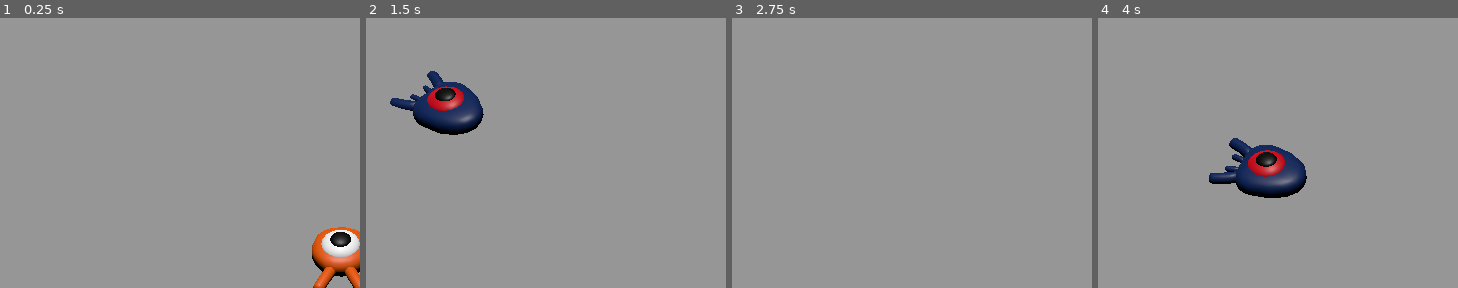
Above: before the commit, frames 1-4 (left to right).
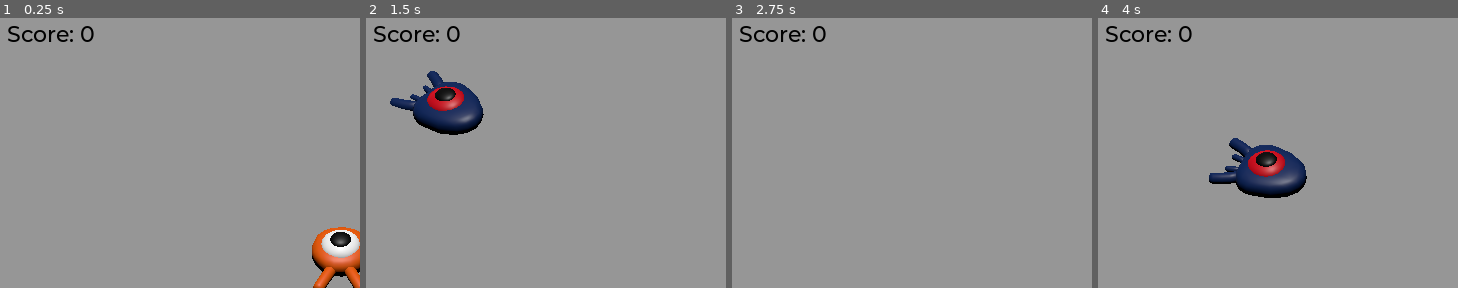
Above: after the commit, the same moments.

Repository: zjw1918/godot-3d-start
Game: Godot game, scene res://main.tscn
The game is run twice, just before and just after one commit, with the same random seed, the same clock (stepped at 60 frames per second) and the same inputs.
Inputs:
- Up to frame 1 (0.25 s): no input
- Up to frame 2 (1.5 s): tap Enter (ui_accept) at 0.5, 1.35 s; hold Right (move_right) 0.53-1.28 s; hold Enter (ui_accept) 0.53-1.28 s; tap Space (jump) at 0.77 s; hold Down (move_back) from 1.28 s (still down)
- Up to frame 3 (2.75 s): tap Space (jump) at 1.52 s; release Down (move_back) at 2.03 s; hold Right (move_right) from 2.03 s (still down); hold Enter (ui_accept) from 2.03 s (still down)
- Up to frame 4 (4 s): release Right (move_right) at 2.78 s; release Enter (ui_accept) at 2.78 s; hold Up (move_forward) 2.78-3.53 s; tap Enter (ui_accept) at 2.85 s; tap Space (jump) at 3.02, 3.77 s; hold Left (move_left) from 3.53 s (still down); hold Enter (ui_accept) from 3.53 s (still down)
The pictures show only the part of the screen within x 3-53%, y 4-54%; the shares and areas given below are measured in that part.

The runs differ from the first frame. In frame 1, 0.5% of the frame differs, in the area x 2-27%, y 2-9%; in frame 2, 0.5%; in frame 3, 0.5%; in frame 4, 0.5%.

Commit message:
score and replay - complete

Diff:
--- a/Main.gd
+++ b/Main.gd
@@ -5,11 +5,19 @@
 @onready var spawn_location: PathFollow3D = $SpawnPath/SpawnLocation
 @onready var player: CharacterBody3D = $Player
 @onready var mob_timer: Timer = $MobTimer
+@onready var score_label: Label = $UserInterface/ScoreLabel
+@onready var retry: ColorRect = $UserInterface/Retry
+
+
+func _unhandled_input(event):
+	if event.is_action_pressed("ui_accept") and retry.visible:
+		# This restarts the current scene.
+		get_tree().reload_current_scene()
 
 
 # Called when the node enters the scene tree for the first time.
 func _ready() -> void:
-	pass # Replace with function body.
+	retry.hide()
 
 
 # Called every frame. 'delta' is the elapsed time since the previous frame.
@@ -25,6 +33,10 @@
 	mob.initialize(spawn_location.position, player.position)
 	add_child(mob)
 
+	(mob as Mob).squashed.connect(score_label._on_mob_squashed.bind())
+
+
 
 func _on_player_hit() -> void:
 	mob_timer.stop()
+	retry.show()
--- a/Mob.gd
+++ b/Mob.gd
@@ -1,3 +1,4 @@
+class_name Mob
 extends CharacterBody3D
 
 # Emitted when the player jumped on the mob.
--- a/Player.gd
+++ b/Player.gd
@@ -64,7 +64,7 @@
 
 			var dot_product := Vector3.UP.dot(collision.get_normal())
 			if  dot_product > 0.75:
-				print("dot_product", dot_product)
+				print("dot_product ", dot_product)
 				mob.squash()
 				target_velocity.y = bounce_impulse
 				break
--- /dev/null
+++ b/ScoreLabel.gd
@@ -0,0 +1,9 @@
+
+extends Label
+
+
+var score: int = 0
+
+func _on_mob_squashed():
+	score += 1
+	text = "Score: %s" % score
--- a/main.tscn
+++ b/main.tscn
@@ -1,8 +1,10 @@
-[gd_scene load_steps=9 format=3 uid="uid://d14fakvn5l26s"]
+[gd_scene load_steps=12 format=3 uid="uid://d14fakvn5l26s"]
 
 [ext_resource type="Script" path="res://Main.gd" id="1_1r52s"]
 [ext_resource type="PackedScene" uid="uid://dshsxertd6ubd" path="res://player.tscn" id="1_hg8wj"]
 [ext_resource type="PackedScene" uid="uid://crkq4s3qrartq" path="res://mob.tscn" id="2_nntjr"]
+[ext_resource type="FontFile" uid="uid://c7tsrmdnewrks" path="res://fonts/Montserrat-Medium.ttf" id="4_cltao"]
+[ext_resource type="Script" path="res://ScoreLabel.gd" id="5_8x3st"]
 
 [sub_resource type="BoxShape3D" id="BoxShape3D_pjkct"]
 size = Vector3(60, 2, 60)
@@ -22,6 +24,10 @@
 "tilts": PackedFloat32Array(0, 0, 0, 0, 0)
 }
 point_count = 5
+
+[sub_resource type="Theme" id="Theme_wre6b"]
+default_font = ExtResource("4_cltao")
+default_font_size = 22
 
 [node name="Main" type="Node"]
 script = ExtResource("1_1r52s")
@@ -80,5 +86,48 @@
 wait_time = 0.5
 autostart = true
 
+[node name="UserInterface" type="Control" parent="."]
+layout_mode = 3
+anchors_preset = 15
+anchor_right = 1.0
+anchor_bottom = 1.0
+grow_horizontal = 2
+grow_vertical = 2
+theme = SubResource("Theme_wre6b")
+
+[node name="ScoreLabel" type="Label" parent="UserInterface"]
+layout_mode = 0
+offset_left = 27.0
+offset_top = 24.0
+offset_right = 88.0
+offset_bottom = 47.0
+theme_override_colors/font_color = Color(0, 0, 0, 1)
+text = "Score: 0"
+script = ExtResource("5_8x3st")
+
+[node name="Retry" type="ColorRect" parent="UserInterface"]
+layout_mode = 1
+anchors_preset = 15
+anchor_right = 1.0
+anchor_bottom = 1.0
+grow_horizontal = 2
+grow_vertical = 2
+color = Color(0, 0, 0, 0.376471)
+
+[node name="Label" type="Label" parent="UserInterface/Retry"]
+layout_mode = 1
+anchors_preset = 8
+anchor_left = 0.5
+anchor_top = 0.5
+anchor_right = 0.5
+anchor_bottom = 0.5
+offset_left = -20.0
+offset_top = -14.0
+offset_right = 20.0
+offset_bottom = 14.0
+grow_horizontal = 2
+grow_vertical = 2
+text = "Press Enter to retry."
+
 [connection signal="hit" from="Player" to="." method="_on_player_hit"]
 [connection signal="timeout" from="MobTimer" to="." method="_on_mob_timer_timeout"]
--- /dev/null
+++ b/music_player.tscn
@@ -0,0 +1,7 @@
+[gd_scene load_steps=2 format=3 uid="uid://xihsrwqn0g3t"]
+
+[ext_resource type="AudioStream" uid="uid://bb07y7nty0jub" path="res://art/House In a Forest Loop.ogg" id="1_8415i"]
+
+[node name="MusicPlayer" type="AudioStreamPlayer"]
+stream = ExtResource("1_8415i")
+autoplay = true
--- a/project.godot
+++ b/project.godot
@@ -14,6 +14,10 @@
 run/main_scene="res://main.tscn"
 config/features=PackedStringArray("4.3")
 config/icon="res://icon.png"
+
+[autoload]
+
+MusicPlayer="*res://music_player.tscn"
 
 [display]
 
